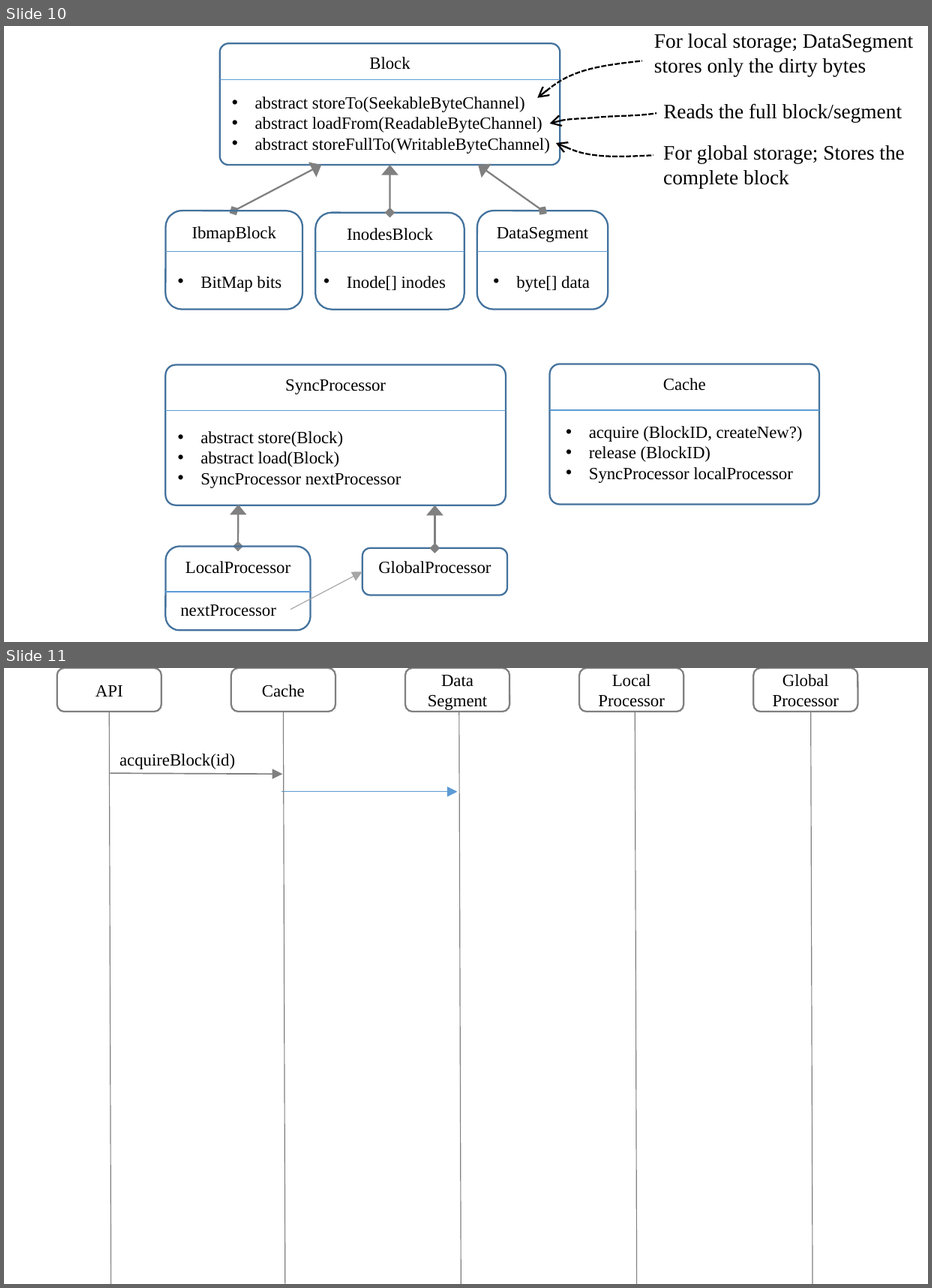
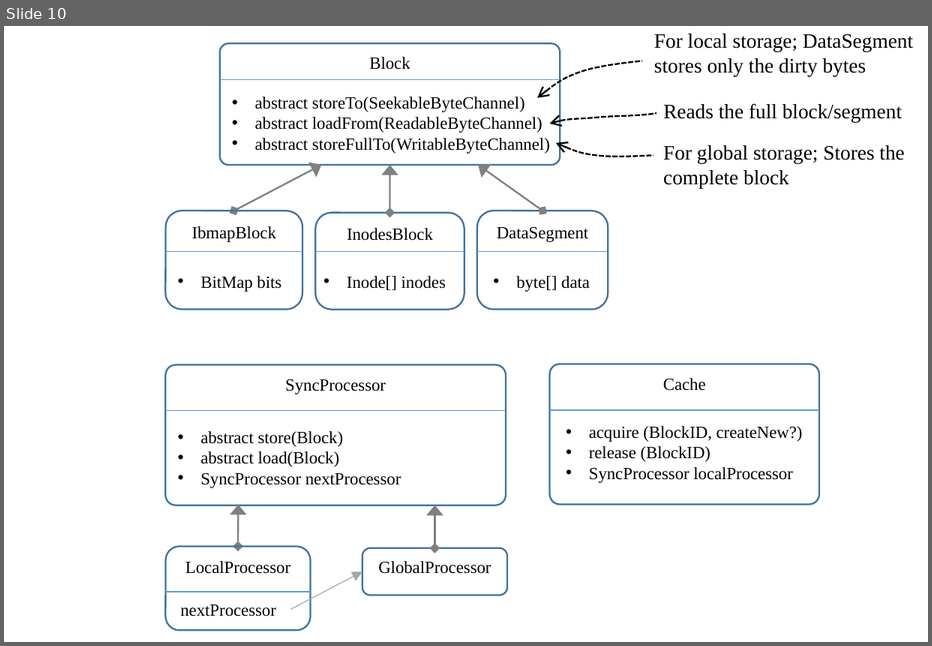
Before and after one commit to smash-bi/kawkab, a slide deck: docs/design/figures/fs-design.pptx. Shown one above the other, each under a label of ours: slides 10 and 11 before the commit, slide 10 after it. The pictures are 932x1288 and 932x646 pixels, drawn with LibreOffice and Linux fonts; fonts in the diff are those of the drawing. Boxes give left, top, right and bottom in pixels: in the first picture for what was removed or moved away, otherwise in the second. Text is boxed around its words. In the diff, an @@ line names an element or a change of style, - is before the commit and + after.

```diff
--- a/docs/design/figures/fs-design.pptx
+++ b/docs/design/figures/fs-design.pptx
@@ slide 11 removed at box(4, 668, 928, 1284), background #FFFFFF @@
@@ rounded rectangle removed at box(57, 668, 162, 711) @@
-API
@@ rounded rectangle removed at box(230, 668, 336, 711) @@
-Cache
@@ rounded rectangle removed at box(406, 668, 510, 711) @@
-Data Segment
@@ rounded rectangle removed at box(579, 668, 684, 711) @@
-Local Processor
@@ rounded rectangle removed at box(753, 668, 858, 711) @@
-Global Processor
@@ line removed from (109, 711) to (111, 1284) @@
@@ line removed from (284, 711) to (285, 1284) @@
@@ line removed from (458, 711) to (461, 1284) @@
@@ line removed from (635, 711) to (637, 1284) @@
@@ line removed from (811, 711) to (812, 1284) @@
@@ text removed at box(120, 754, 235, 769) @@
-acquireBlock(id)
@@ arrow removed from (110, 773) to (282, 774) @@
@@ arrow removed from (282, 791) to (458, 791) @@
```
Also in this commit, not shown: 2 slides added, 4 other files.
